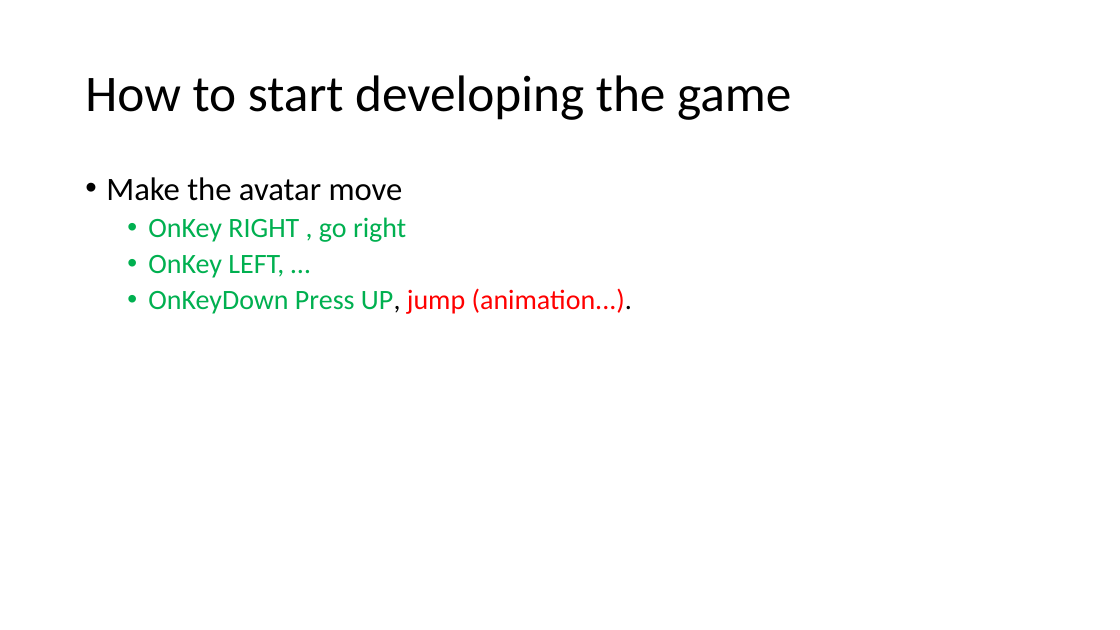
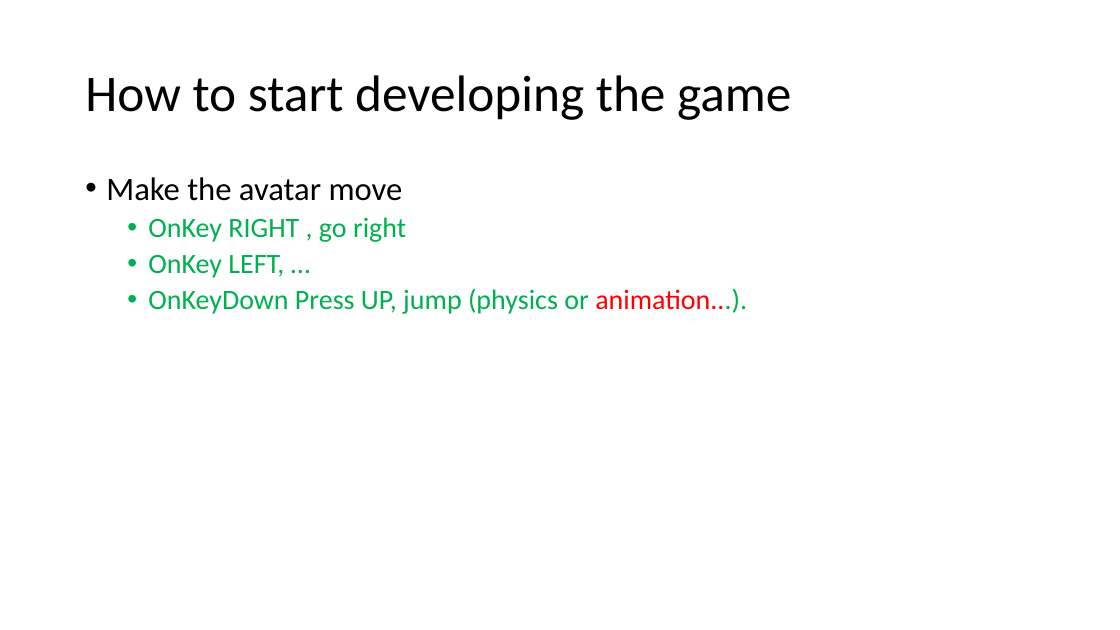
Before and after one commit to shacharoz/LearningUnity-Mario, a slide deck: slide 9 of Design/Mario Rules.pptx (slide 7 before the commit). Drawn at 1120x630 pixels with LibreOffice and Linux fonts; fonts in the diff are those of the drawing. Boxes give left, top, right and bottom in pixels: in the first picture for what was removed or moved away, otherwise in the second. Text is boxed around its words. In the diff, an @@ line names an element or a change of style, - is before the commit and + after.

```diff
--- a/Design/Mario Rules.pptx
+++ b/Design/Mario Rules.pptx
@@ text at (x1=148, y1=288, x2=747, y2=314): text changed; text colour #FF0000 to #00B050 @@
-  • OnKeyDown Press UP, jump (animation...).
+  • OnKeyDown Press UP, jump (physics or animation...).
```
Also in this commit, not shown: 5 other slides changed, 3 slides added, 1 slide removed, 3 other files.
